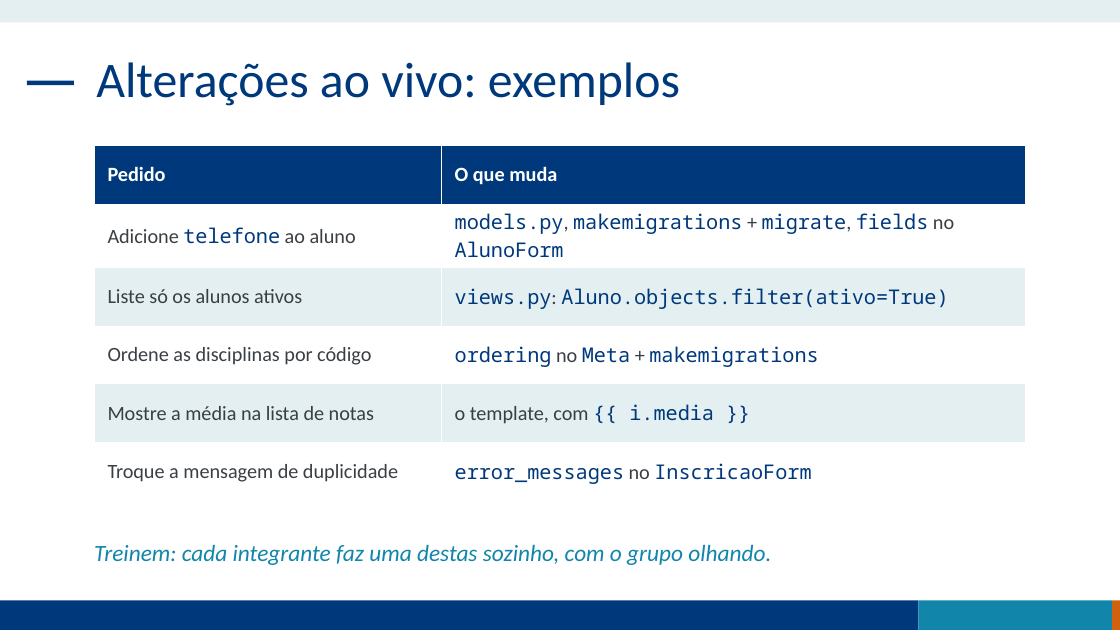
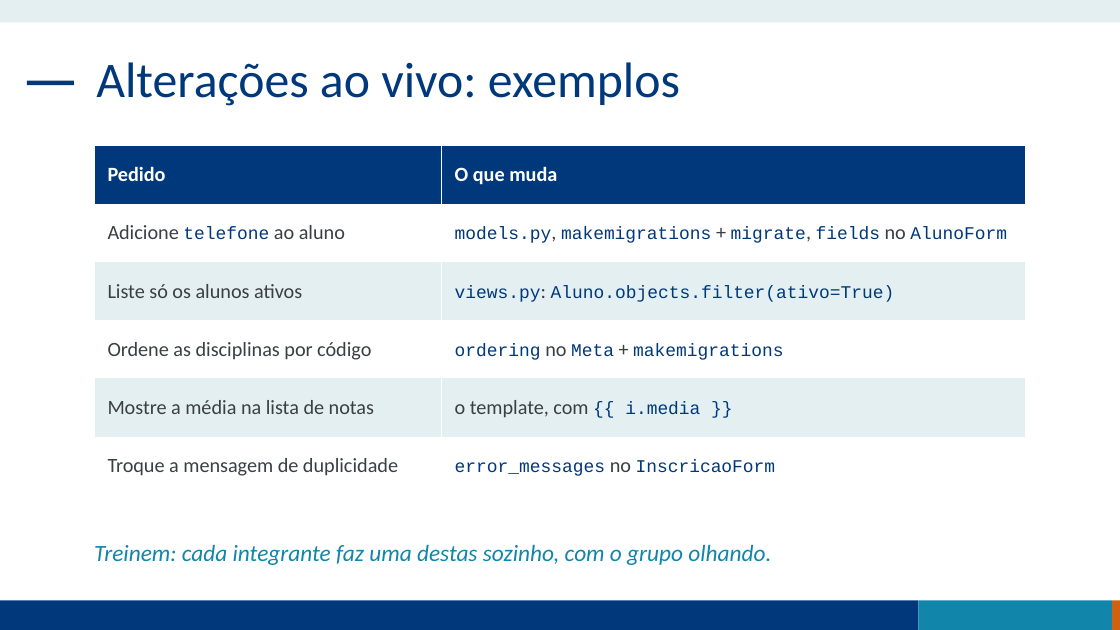
Before and after one commit to maxwalves/projetoPython, a slide deck: slide 18 of Aula3_RAD_de_ponta_a_ponta.pptx (slide 16 before the commit). Drawn at 1120x630 pixels with LibreOffice and Linux fonts; fonts in the diff are those of the drawing. Boxes give left, top, right and bottom in pixels: in the first picture for what was removed or moved away, otherwise in the second. Text is boxed around its words. In the diff, an @@ line names an element or a change of style, - is before the commit and + after.

```diff
--- a/Aula3_RAD_de_ponta_a_ponta.pptx
+++ b/Aula3_RAD_de_ponta_a_ponta.pptx
@@ table at [94,146,1026,480] @@
@@ size 13 to 11.5 pt, font Noto Sans Mono to Courier New in "telefone", "models.py, makemigrations migrate, fields AlunoForm", "views.py: Aluno.objects.filter(ativo=True)", "ordering Meta makemigrations" and 2 more places @@
```
Also in this commit, not shown: 16 other slides changed, 2 slides added, 3 other files.
